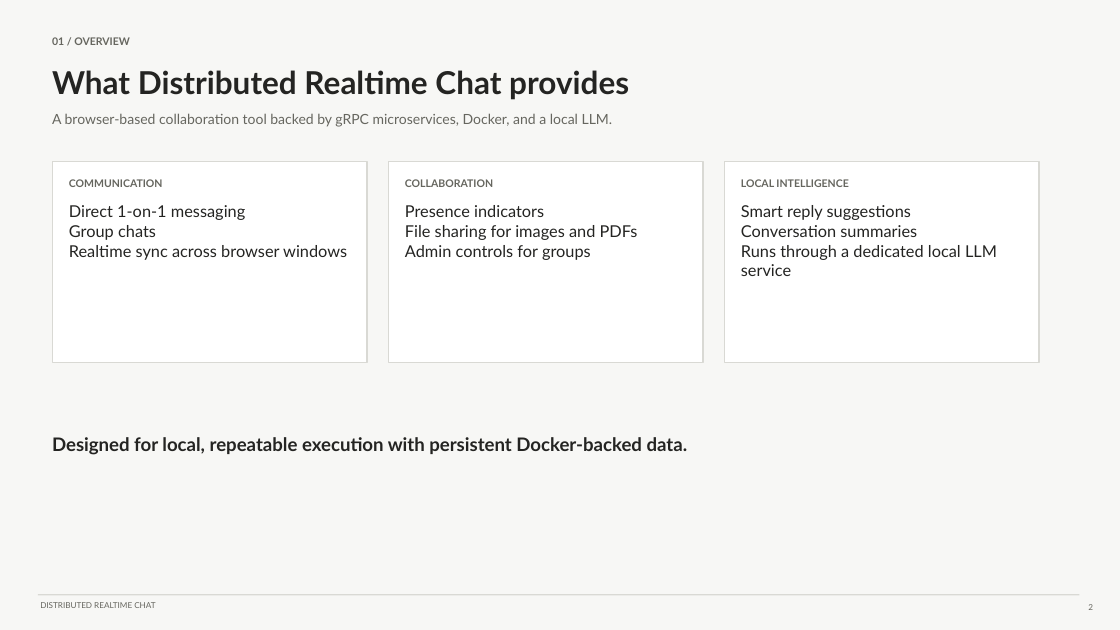
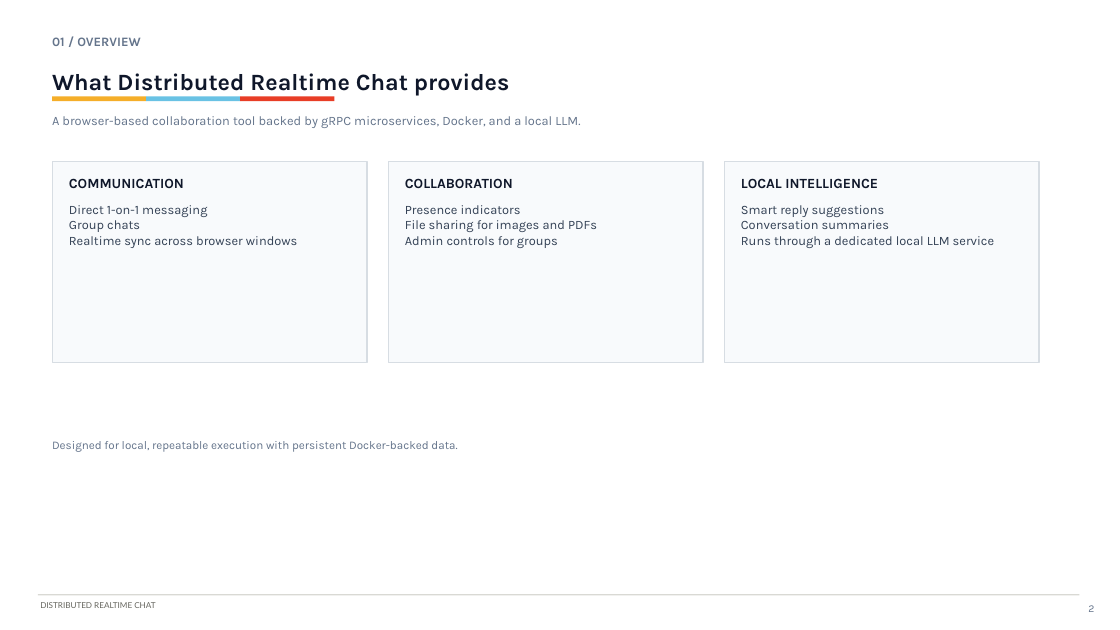
Before and after one commit to vishrutbhushan/distributed-realtime-chat, a slide deck: slide 2 of distributed-realtime-chat-demo.pptx. Drawn at 1120x630 pixels with LibreOffice and Linux fonts; fonts in the diff are those of the drawing. Boxes give left, top, right and bottom in pixels: in the first picture for what was removed or moved away, otherwise in the second. Text is boxed around its words. In the diff, an @@ line names an element or a change of style, - is before the commit and + after.

```diff
--- a/distributed-realtime-chat-demo.pptx
+++ b/distributed-realtime-chat-demo.pptx
@@ background #F7F7F5 to #FFFFFF @@
@@ text "01 / OVERVIEW" at (52,37,140,46): size 9 to 11 pt, font Lato to Karla, text colour #66665F to #64748B @@
@@ text "What Distributed Realtime Chat provides" at (52,73,509,96): size 27 to 20 pt, font Lato to Karla, text colour #242422 to #0F172A @@
@@ text "A browser-based collaboration tool backed ..." at (52,116,580,128): size 12 to 11 pt, font Lato to Karla, text colour #66665F to #64748B @@
@@ rectangle added at (52,97,146,102), fill #F5AE29 @@
@@ rectangle added at (146,97,240,102), fill #69C2E4 @@
@@ rectangle added at (240,97,334,102), fill #E83D26 @@
@@ fill #FFFFFF to #F8FAFC; outline #D9D9D4 1 pt to #D7DDE3 1 pt in 3 elements at (52,161,367,363), (388,161,703,363), (724,161,1039,363) @@
@@ size 9 to 12 pt, font Lato to Karla, text colour #66665F to #0F172A in 3 elements at (69,178,184,188), (405,178,513,188), (741,178,878,188) @@
@@ size 14 to 11 pt, font Lato to Karla, text colour #242422 to #334155 in 3 elements at (69,205,298,248), (405,205,597,248), (741,205,994,248) @@
@@ text "Designed for local, repeatable execution ..." at (52,441,457,452): size 16 to 10 pt, font Lato to Karla, text colour #242422 to #64748B, bold off @@
@@ page number at (1088,605,1094,612): size 7 to 9 pt, font Lato to Karla, text colour #66665F to #64748B @@
```
Also in this commit, not shown: 8 other slides changed, 1 other file.
